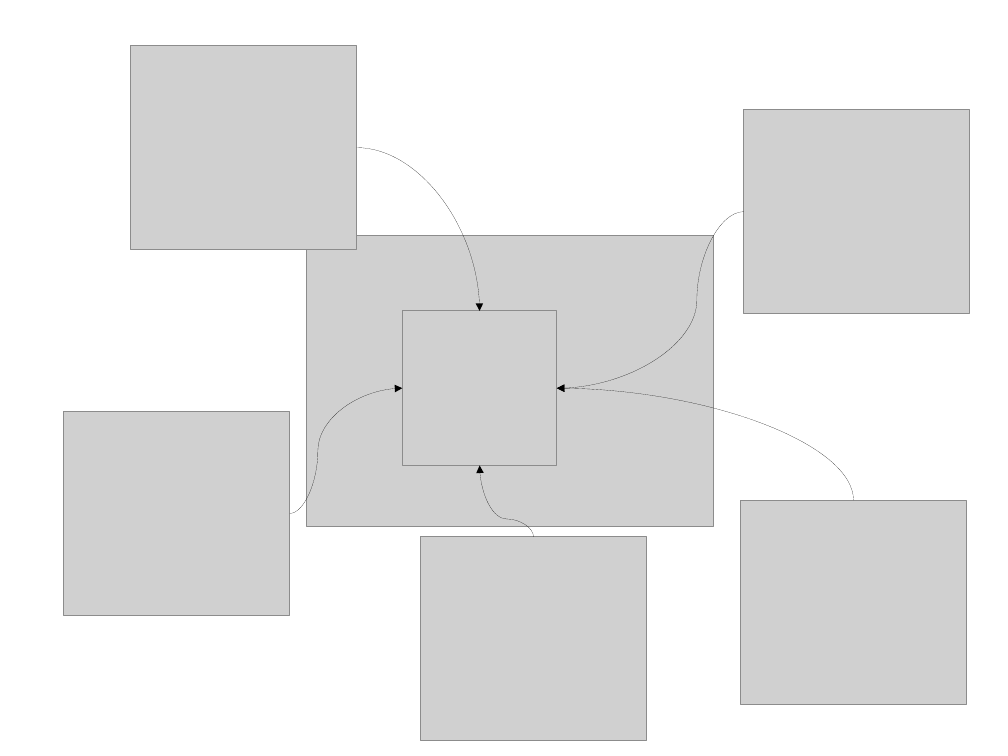
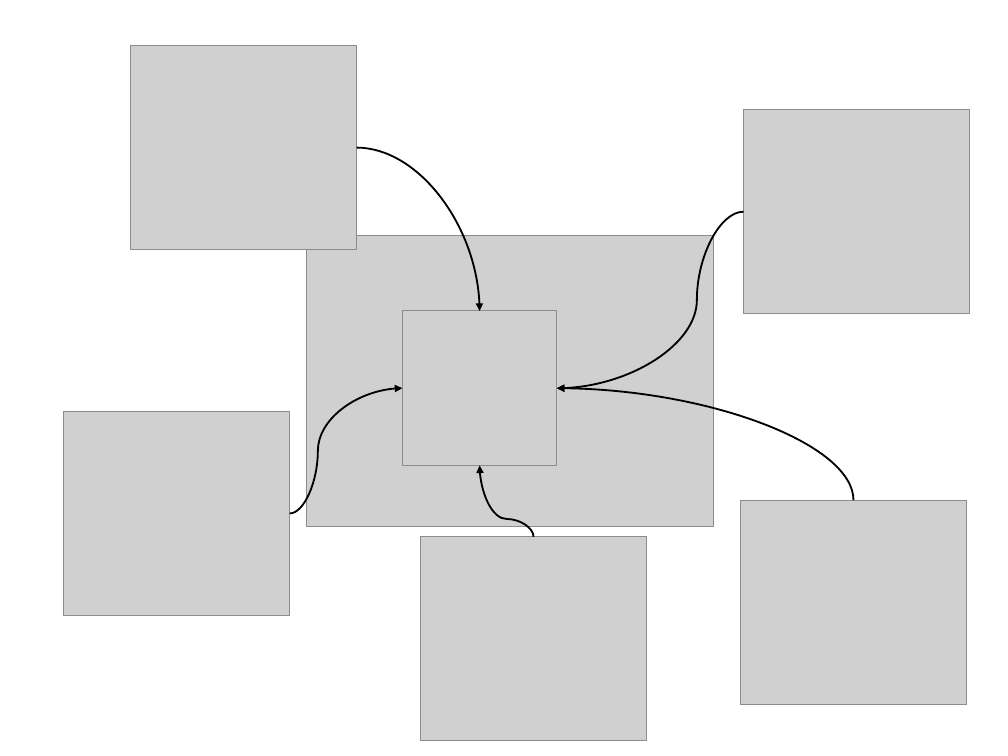
Before and after one commit to arver/arver, a slide deck: slide 3 of presentation/28c3.odp. Drawn at 1008x756 pixels with LibreOffice and Linux fonts; fonts in the diff are those of the drawing; grey boxes stand for pictures. Boxes give left, top, right and bottom in pixels: in the first picture for what was removed or moved away, otherwise in the second. Text is boxed around its words. In the diff, an @@ line names an element or a change of style, - is before the commit and + after.

Commit message:
fix arrows

```diff
--- a/presentation/28c3.odp
+++ b/presentation/28c3.odp
@@ curved arrow (357, 147) - (480, 311): stroke #000000 0 pt to #000000 1.45 pt @@
@@ curved arrow (744, 211) - (557, 389): stroke #000000 0 pt to #000000 1.45 pt @@
@@ curved arrow (290, 513) - (402, 389): stroke #000000 0 pt to #000000 1.45 pt @@
@@ curved arrow (853, 500) - (557, 389): stroke #000000 0 pt to #000000 1.45 pt @@
@@ curved arrow (533, 537) - (480, 466): stroke #000000 0 pt to #000000 1.45 pt @@
```
Also in this commit, not shown: 5 other slides changed.
